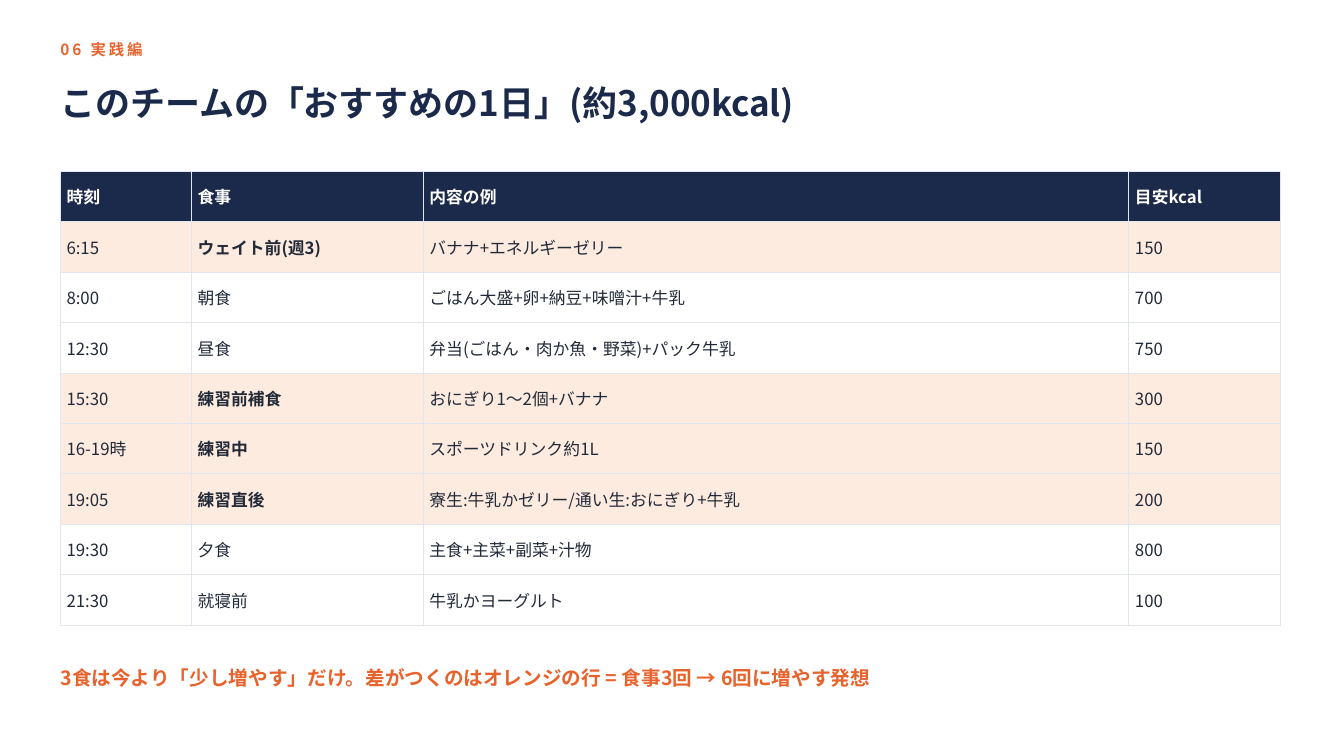
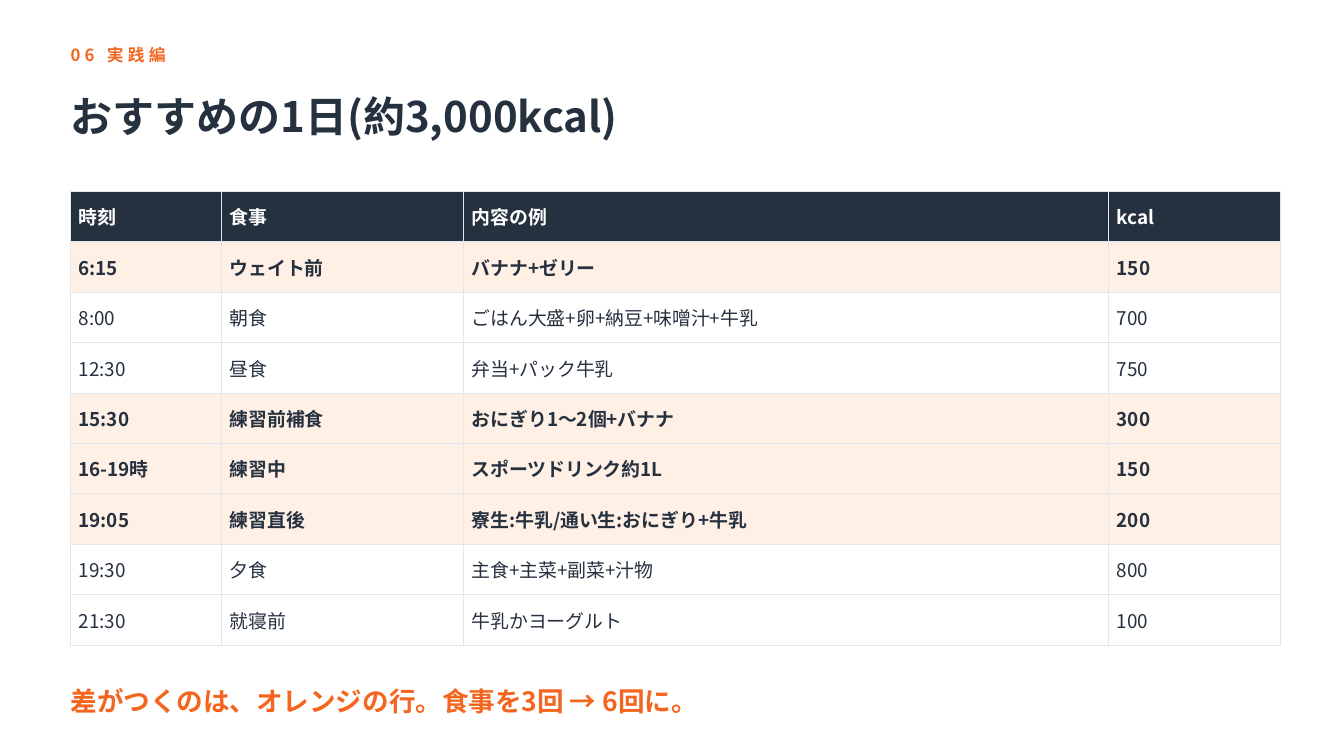
Before and after one commit to k-nomiya/Claude-Code-Test, a slide deck: slide 33 of nutrition-workshop/slides.pptx (slide 32 before the commit). Drawn at 1344x756 pixels with LibreOffice and Linux fonts; fonts in the diff are those of the drawing. Boxes give left, top, right and bottom in pixels: in the first picture for what was removed or moved away, otherwise in the second. Text is boxed around its words. In the diff, an @@ line names an element or a change of style, - is before the commit and + after.

```diff
--- a/nutrition-workshop/slides.pptx
+++ b/nutrition-workshop/slides.pptx
@@ text "06 実践編": place and size @@
-text "06 実践編" at [60, 42, 143, 56]
+text "06 実践編" at [71, 46, 166, 63]
@@ text "06 実践編" at [71, 46, 166, 63]: size 11 to 12 pt, text colour #E8622C to #F4661F, letter spacing 2 to 3 pt @@
@@ text at [71, 96, 618, 141]: text changed; size 25 to 30 pt; text colour #1B2A4A to #26313F @@
-このチームの「おすすめの1日」(約3,000kcal)
+おすすめの1日(約3,000kcal)
@@ table at [71, 192, 1280, 634] @@
-row 1, column 4: 目安kcal
+row 1, column 4: kcal
-row 2, column 2: ウェイト前(週3)
+row 2, column 2: ウェイト前
-row 2, column 3: バナナ+エネルギーゼリー
+row 2, column 3: バナナ+ゼリー
-row 4, column 3: 弁当(ごはん・肉か魚・野菜)+パック牛乳
+row 4, column 3: 弁当+パック牛乳
-row 7, column 3: 寮生:牛乳かゼリー/通い生:おにぎり+牛乳
+row 7, column 3: 寮生:牛乳/通い生:おにぎり+牛乳
@@ fill #1B2A4A to #26313F in row 1 @@
@@ fill #FDEBE0 to #FFF0E6 in 16 cells @@
@@ size 12 to 13.5 pt in "時刻", "食事", "内容の例", "6:15" and 27 more places @@
@@ text colour #222A38 to #26313F in "6:15", "150", "8:00", "朝食" and 24 more places @@
@@ bold on in "6:15", "150", "15:30", "おにぎり1〜2個+バナナ" and 6 more places @@
@@ table: place and size @@
-table at [60, 171, 1280, 613]
+table at [71, 192, 1280, 634]
@@ text at [71, 688, 698, 714]: text changed; size 14 to 19 pt; text colour #E8622C to #F4661F @@
-3食は今より「少し増やす」だけ。差がつくのはオレンジの行 = 食事3回 → 6回に増やす発想
+差がつくのは、オレンジの行。食事を3回 → 6回に。
```
Also in this commit, not shown: 44 other slides changed, 1 slide added.
